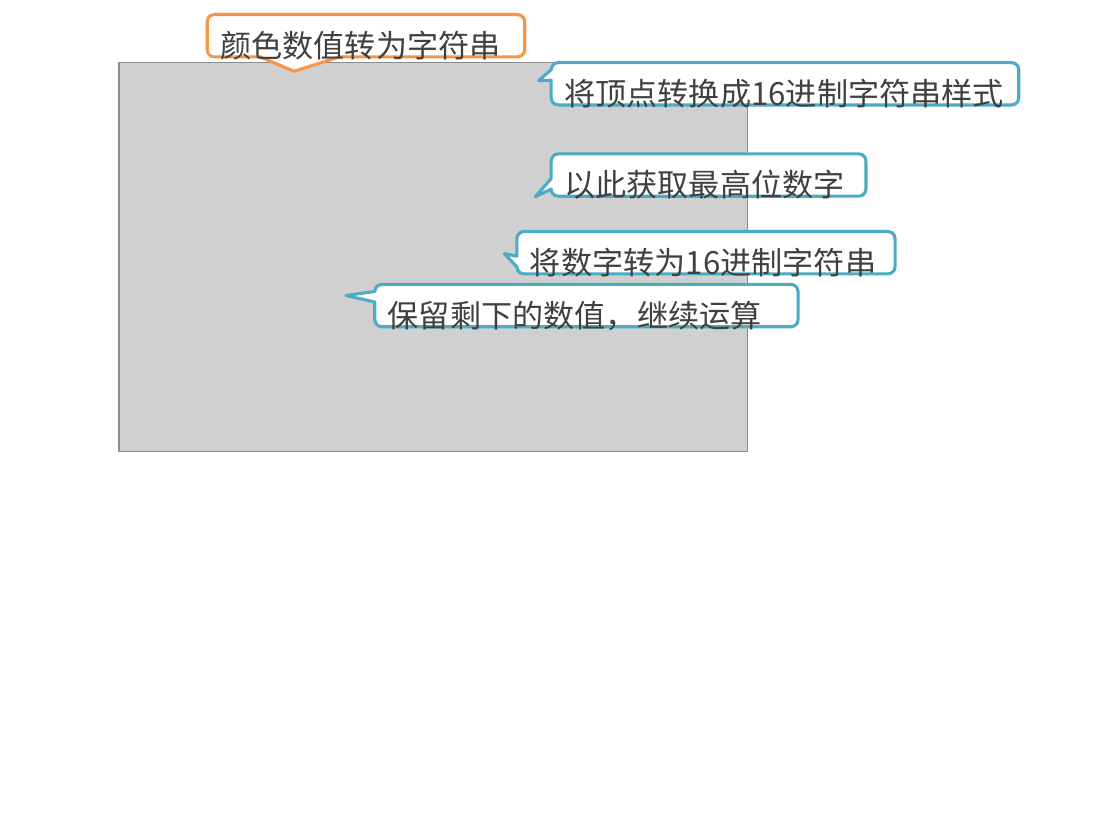
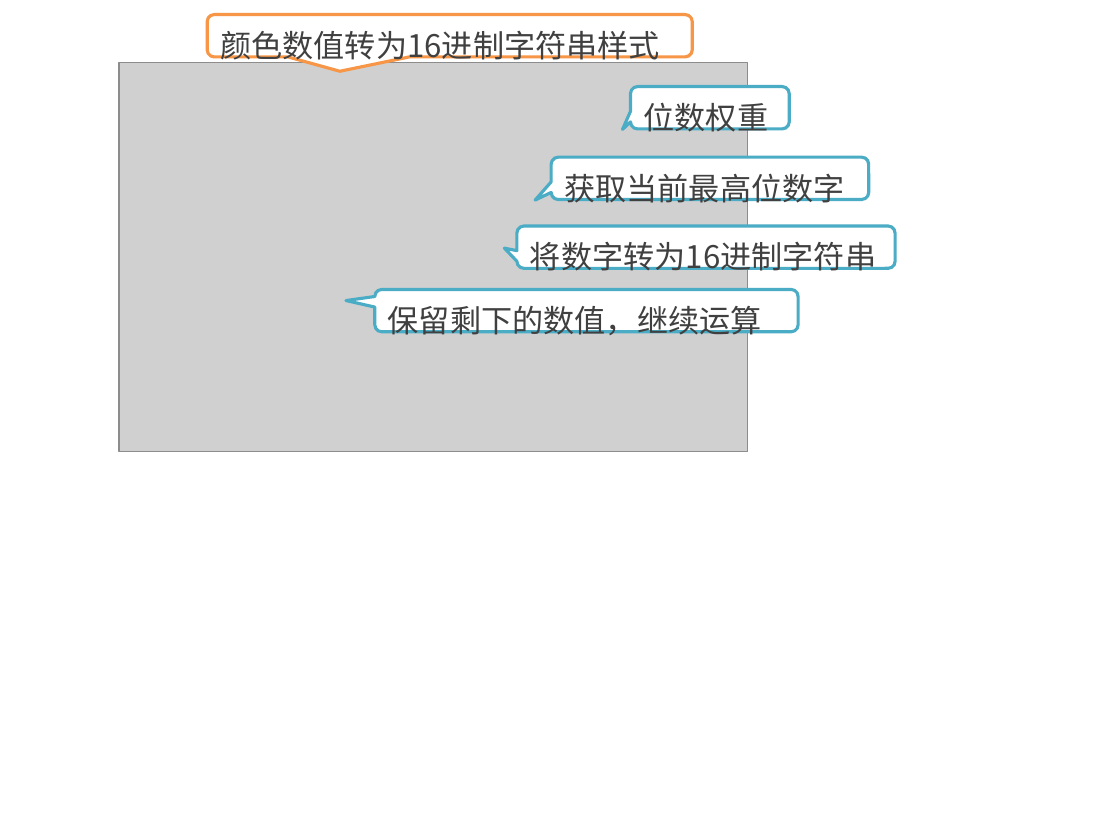
Before and after one commit to kong66/webAni, a slide deck: slide 18 of 23-svg-low-poly-transform/23.pptx. Drawn at 1120x840 pixels with LibreOffice and Linux fonts; fonts in the diff are those of the drawing; grey boxes stand for pictures. Boxes give left, top, right and bottom in pixels: in the first picture for what was removed or moved away, otherwise in the second. Text is boxed around its words. In the diff, an @@ line names an element or a change of style, - is before the commit and + after.

```diff
--- a/23-svg-low-poly-transform/23.pptx
+++ b/23-svg-low-poly-transform/23.pptx
@@ rounded speech box "颜色数值转为16进制字符串样式": place and size @@
-rounded speech box "颜色数值转为16进制字符串样式" at [207, 15, 524, 57]
+rounded speech box "颜色数值转为16进制字符串样式" at [207, 15, 692, 57]
@@ text in rounded speech box at [220, 31, 660, 65]: text changed @@
-颜色数值转为字符串
+颜色数值转为16进制字符串样式
@@ rounded speech box removed at [551, 63, 1019, 105] @@
-将顶点转换成16进制字符串样式
@@ rounded speech box added at [631, 86, 790, 129], fill #FFFFFF, outline #4BACC6 2 pt, 20 pt, text #404040 @@
+位数权重
@@ rounded speech box "获取当前最高位数字": place and size @@
-rounded speech box "获取当前最高位数字" at [551, 153, 866, 196]
+rounded speech box "获取当前最高位数字" at [551, 157, 868, 199]
@@ text in rounded speech box at [564, 174, 844, 208]: text changed @@
-以此获取最高位数字
+获取当前最高位数字
@@ rounded speech box "将数字转为16进制字符串": place and size @@
-rounded speech box "将数字转为16进制字符串" at [517, 232, 896, 274]
+rounded speech box "将数字转为16进制字符串" at [517, 226, 896, 269]
@@ rounded speech box "保留剩下的数值，继续运算": place and size @@
-rounded speech box "保留剩下的数值，继续运算" at [375, 284, 799, 327]
+rounded speech box "保留剩下的数值，继续运算" at [375, 289, 799, 332]
```
Also in this commit, not shown: 20 other slides changed, 2 slides added, 1 slide removed, 2 other files.
